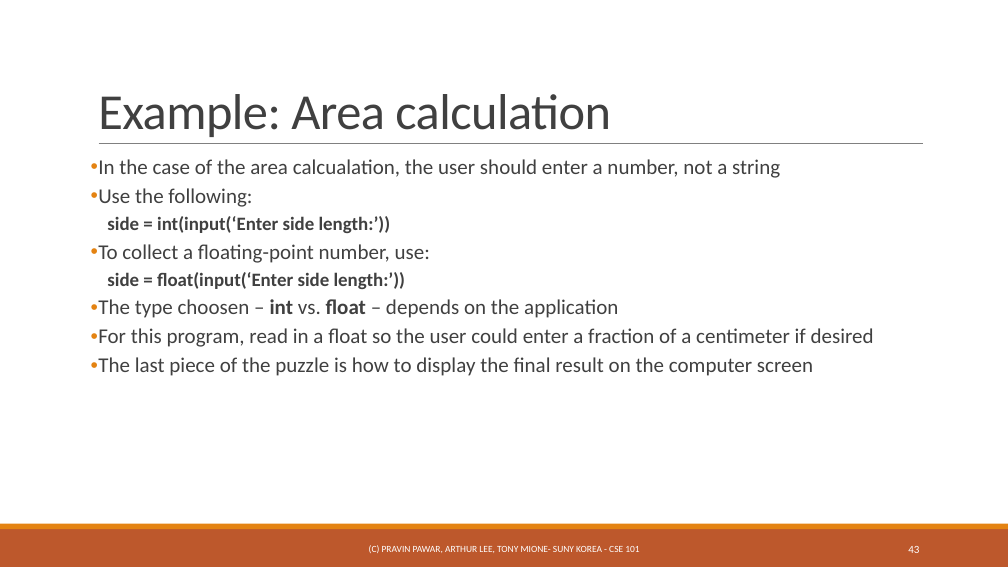
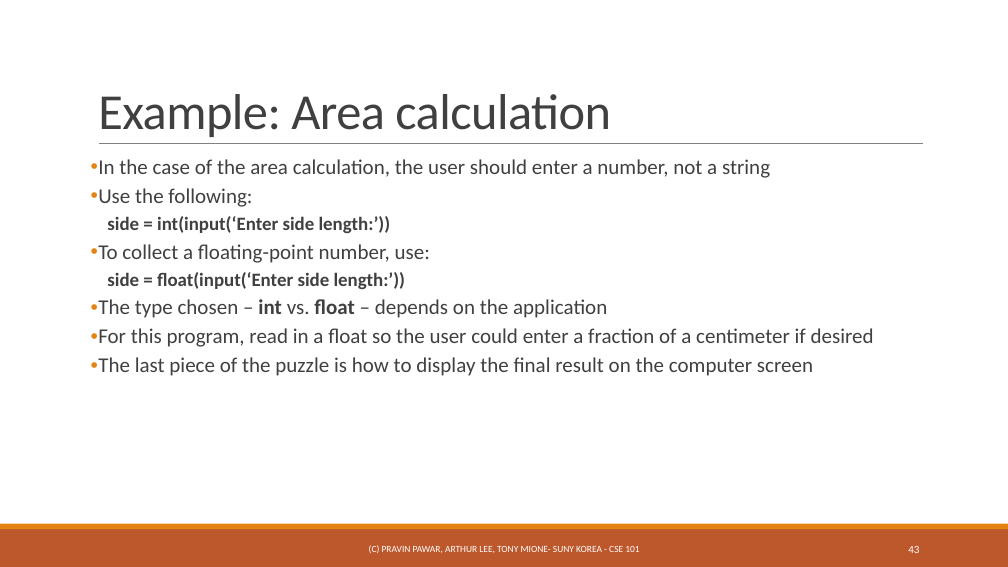
Before and after one commit to ppawar/ppawar.github.io, a slide deck: slide 43 of CSE101-S19/Slides/PPT/CSE101_Lec2.pptx. Drawn at 1008x567 pixels with LibreOffice and Linux fonts; fonts in the diff are those of the drawing. Boxes give left, top, right and bottom in pixels: in the first picture for what was removed or moved away, otherwise in the second. Text is boxed around its words. In the diff, an @@ line names an element or a change of style, - is before the commit and + after.

```diff
--- a/CSE101-S19/Slides/PPT/CSE101_Lec2.pptx
+++ b/CSE101-S19/Slides/PPT/CSE101_Lec2.pptx
@@ text at (x1=98, y1=159, x2=770, y2=178): text changed @@
-• In the case of the area calcualation, the user should enter a number, not a string
+• In the case of the area calculation, the user should enter a number, not a string
@@ text at (x1=98, y1=299, x2=607, y2=318): text changed @@
-• The type choosen – int vs. float – depends on the application
+• The type chosen – int vs. float – depends on the application
```
Also in this commit, not shown: 4 other slides changed, 24 other files.
